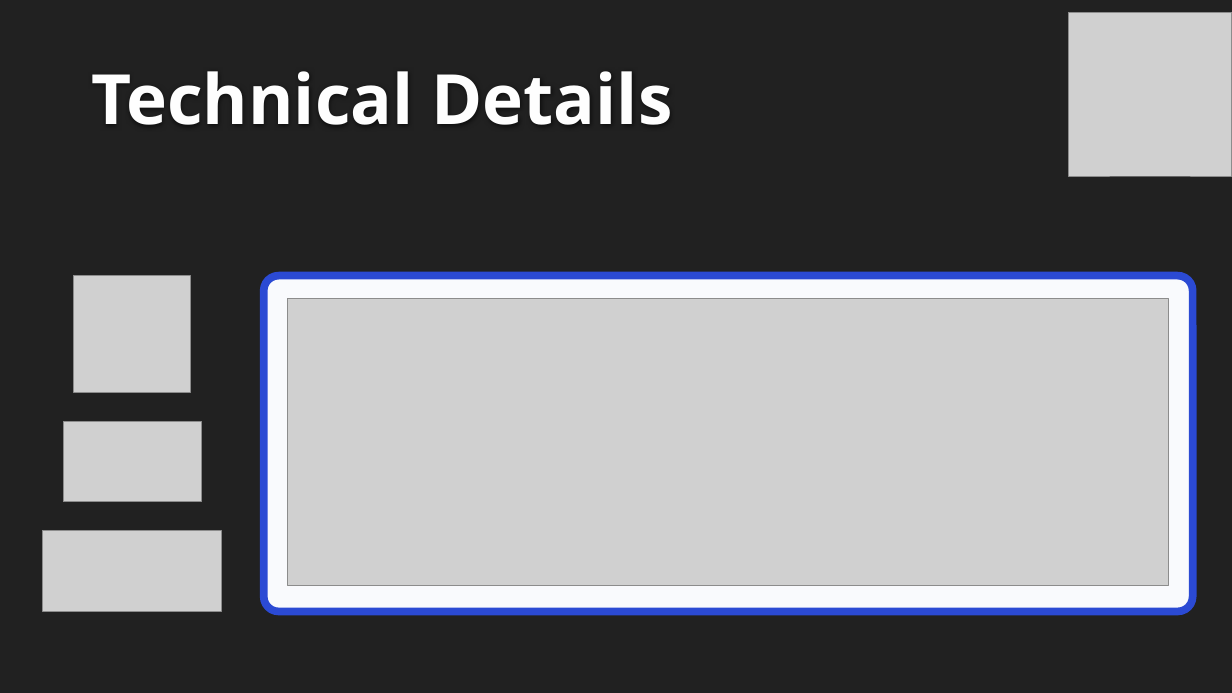
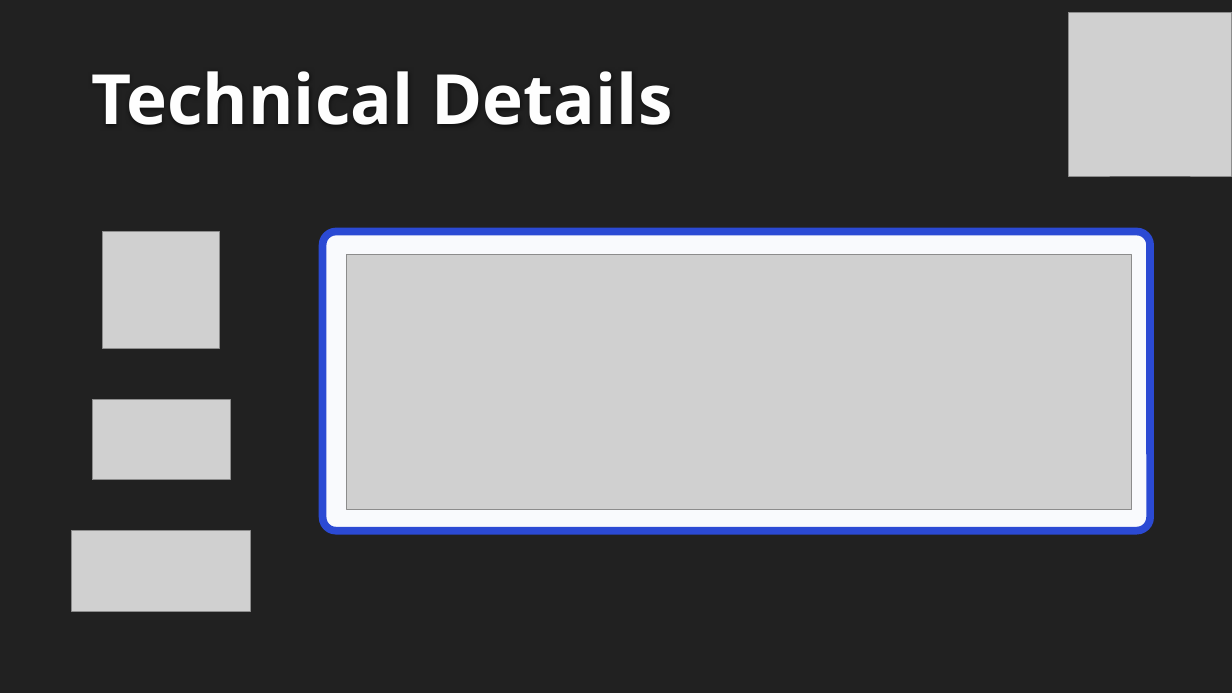
Before and after one commit to ChaseSmith915/SeniorDesignProject, a slide deck: slide 4 of HourGuard Final Presentation Video.pptx. Drawn at 1232x693 pixels with LibreOffice and Linux fonts; fonts in the diff are those of the drawing; grey boxes stand for pictures; background and template pictures are left out. Boxes give left, top, right and bottom in pixels: in the first picture for what was removed or moved away, otherwise in the second. Text is boxed around its words. In the diff, an @@ line names an element or a change of style, - is before the commit and + after.

```diff
--- a/HourGuard Final Presentation Video.pptx
+++ b/HourGuard Final Presentation Video.pptx
@@ picture: place and size @@
-picture at <box>74,275,190,392</box>
+picture at <box>103,232,219,348</box>
@@ rounded rectangle: place and size @@
-rounded rectangle at <box>263,275,1192,611</box>
+rounded rectangle at <box>323,232,1151,531</box>
@@ picture: place and size @@
-picture at <box>288,299,1169,586</box>
+picture at <box>347,255,1131,510</box>
@@ picture: place and size @@
-picture at <box>64,421,201,502</box>
+picture at <box>92,399,230,480</box>
@@ picture: place and size @@
-picture at <box>43,531,221,611</box>
+picture at <box>72,531,250,611</box>
```
Also in this commit, not shown: 1 other slide changed, 4 other files.
